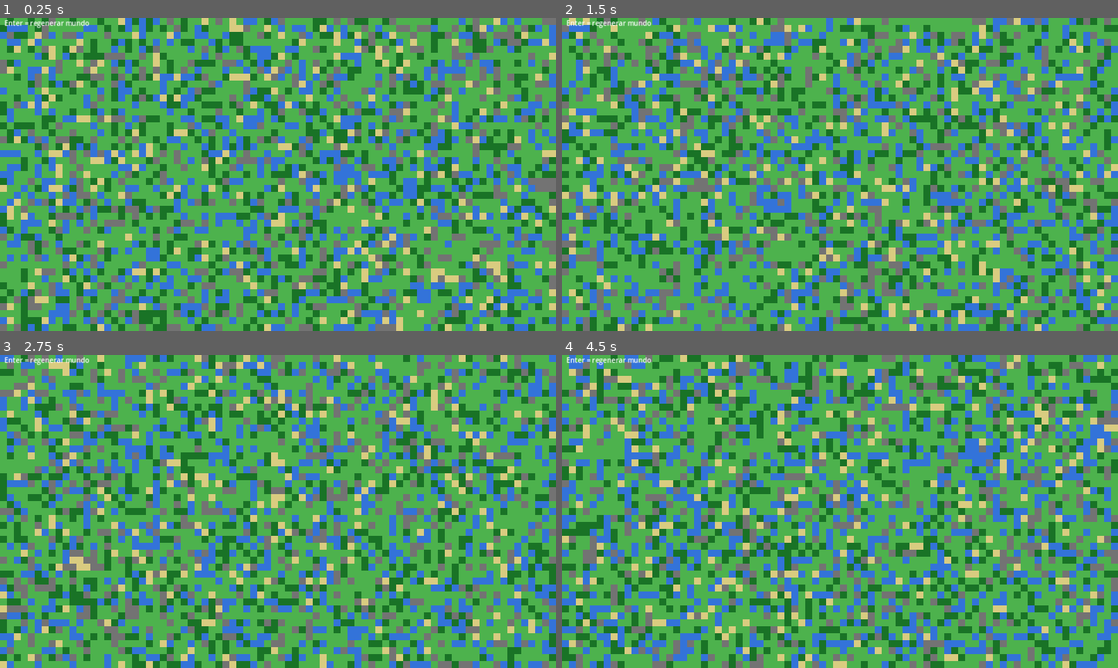
Above: before the commit, frames 1-4 (two rows, left to right).
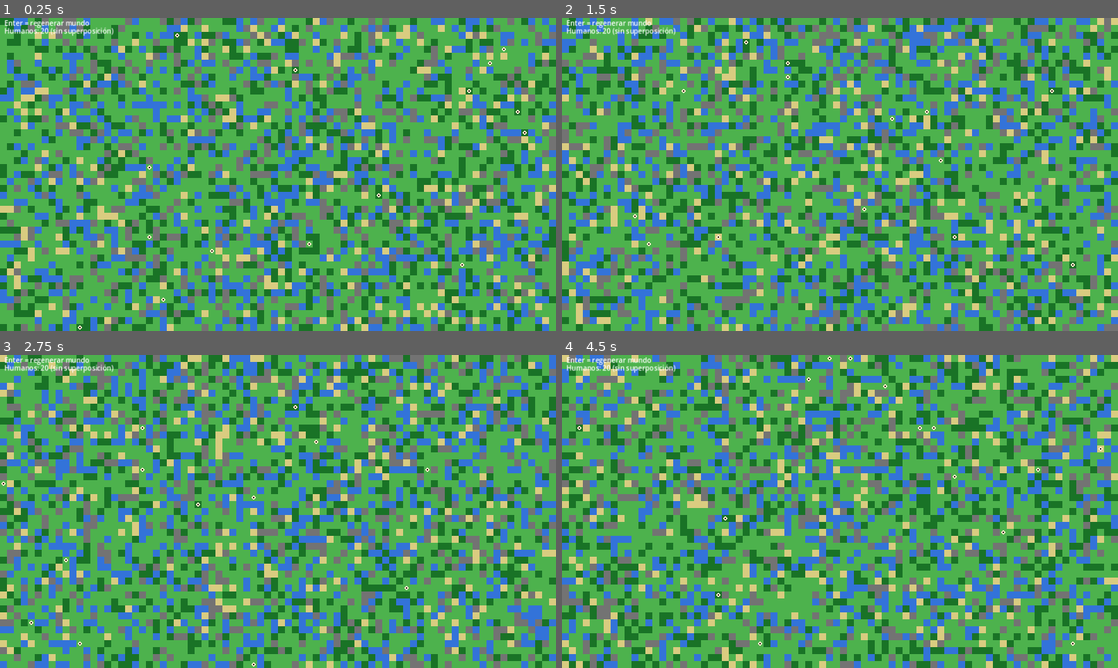
Above: after the commit, the same moments.

Repository: scastorina/civilizatio
Game: Godot game, scene res://scenes/Main.tscn
Same seed, same stepped clock (60 frames per second), same inputs: the game is played once before the commit and once after it.
Inputs:
- Up to frame 1 (0.25 s): no input
- Up to frame 2 (1.5 s): tap Enter (ui_accept) at 0.5, 0.6, 0.77, 1.07, 1.35 s
- Up to frame 3 (2.75 s): tap Enter (ui_accept) at 1.52, 1.82, 2.1 s
- Up to frame 4 (4.5 s): tap Enter (ui_accept) at 2.75, 2.85, 3.02, 3.32, 3.6, 3.77, 4.07, 4.35 s

The runs differ from the first frame. In frame 1, 71% of the frame differs, in the area x 0-100%, y 0-100%; in frame 2, 69%; in frame 3, 69%; in frame 4, 70%.

Commit message:
Refine human spawning and movement occupancy rules

Diff:
--- /dev/null
+++ b/scripts/Human.gd
@@ -0,0 +1,46 @@
+extends Node2D
+class_name Human
+
+var grid_position: Vector2i = Vector2i.ZERO
+var tile_size: int = 16
+
+func setup(p_grid_position: Vector2i, p_tile_size: int) -> void:
+	grid_position = p_grid_position
+	tile_size = p_tile_size
+	_update_world_position()
+	queue_redraw()
+
+func choose_next_cell(grid: WorldGrid, rng: RandomNumberGenerator, occupied: Dictionary) -> Vector2i:
+	var directions: Array[Vector2i] = [
+		Vector2i(1, 0),
+		Vector2i(-1, 0),
+		Vector2i(0, 1),
+		Vector2i(0, -1),
+		Vector2i.ZERO,
+	]
+	for i in range(directions.size() - 1, 0, -1):
+		var j := rng.randi_range(0, i)
+		var temp: Vector2i = directions[i]
+		directions[i] = directions[j]
+		directions[j] = temp
+
+	for dir in directions:
+		var next := grid_position + dir
+		if not grid.is_walkable(next):
+			continue
+		var key := "%s:%s" % [next.x, next.y]
+		if occupied.has(key):
+			continue
+		return next
+	return grid_position
+
+func set_grid_position(next: Vector2i) -> void:
+	grid_position = next
+	_update_world_position()
+
+func _update_world_position() -> void:
+	position = Vector2((grid_position.x + 0.5) * tile_size, (grid_position.y + 0.5) * tile_size)
+
+func _draw() -> void:
+	draw_circle(Vector2.ZERO, tile_size * 0.28, Color(1.0, 0.92, 0.80))
+	draw_circle(Vector2.ZERO, tile_size * 0.14, Color(0.20, 0.15, 0.12))
--- a/scripts/Main.gd
+++ b/scripts/Main.gd
@@ -3,44 +3,77 @@
 const TILE_SIZE := 16
 const WORLD_WIDTH := 96
 const WORLD_HEIGHT := 54
+const HUMAN_COUNT := 20
+const MOVE_TICK_SECONDS := 0.35
 
 var rng := RandomNumberGenerator.new()
-var world: Array = []
+var world_grid := WorldGrid.new(WORLD_WIDTH, WORLD_HEIGHT)
+var humans: Array[Human] = []
+var move_tick_accumulator := 0.0
 
 func _ready() -> void:
 	rng.randomize()
-	_generate_world()
+	_regenerate_world()
+
+func _process(delta: float) -> void:
+	if Input.is_action_just_pressed("ui_accept"):
+		_regenerate_world()
+
+	move_tick_accumulator += delta
+	while move_tick_accumulator >= MOVE_TICK_SECONDS:
+		move_tick_accumulator -= MOVE_TICK_SECONDS
+		_move_humans()
+
+func _regenerate_world() -> void:
+	move_tick_accumulator = 0.0
+	world_grid.generate()
+	_spawn_humans()
 	queue_redraw()
 
-func _process(_delta: float) -> void:
-	if Input.is_action_just_pressed("ui_accept"):
-		_generate_world()
-		queue_redraw()
+func _spawn_humans() -> void:
+	for human in humans:
+		human.queue_free()
+	humans.clear()
 
-func _generate_world() -> void:
-	world.clear()
-	for y in range(WORLD_HEIGHT):
-		var row: Array = []
-		for x in range(WORLD_WIDTH):
-			var value := rng.randf()
-			if value < 0.18:
-				row.append("water")
-			elif value < 0.24:
-				row.append("sand")
-			elif value < 0.72:
-				row.append("grass")
-			elif value < 0.88:
-				row.append("forest")
-			else:
-				row.append("mountain")
-		world.append(row)
+	var walkable_cells := world_grid.get_all_walkable_cells()
+	_shuffle_vector2i_array(walkable_cells)
+
+	var spawn_count := mini(HUMAN_COUNT, walkable_cells.size())
+	for i in range(spawn_count):
+		var human := Human.new()
+		human.setup(walkable_cells[i], TILE_SIZE)
+		add_child(human)
+		humans.append(human)
+
+func _move_humans() -> void:
+	var occupied := {}
+	for human in humans:
+		occupied[_cell_key(human.grid_position)] = true
+
+	for human in humans:
+		occupied.erase(_cell_key(human.grid_position))
+		var next := human.choose_next_cell(world_grid, rng, occupied)
+		human.set_grid_position(next)
+		occupied[_cell_key(next)] = true
 
 func _draw() -> void:
-	for y in range(WORLD_HEIGHT):
-		for x in range(WORLD_WIDTH):
-			var biome: String = world[y][x]
+	for y in range(world_grid.height):
+		for x in range(world_grid.width):
+			var biome := world_grid.get_biome(Vector2i(x, y))
 			draw_rect(Rect2(x * TILE_SIZE, y * TILE_SIZE, TILE_SIZE, TILE_SIZE), _biome_color(biome))
+
 	draw_string(ThemeDB.fallback_font, Vector2(10, 18), "Enter = regenerar mundo", HORIZONTAL_ALIGNMENT_LEFT, -1, 16)
+	draw_string(ThemeDB.fallback_font, Vector2(10, 36), "Humanos: %s (sin superposición)" % humans.size(), HORIZONTAL_ALIGNMENT_LEFT, -1, 16)
+
+func _shuffle_vector2i_array(items: Array[Vector2i]) -> void:
+	for i in range(items.size() - 1, 0, -1):
+		var j := rng.randi_range(0, i)
+		var tmp := items[i]
+		items[i] = items[j]
+		items[j] = tmp
+
+func _cell_key(cell: Vector2i) -> String:
+	return "%s:%s" % [cell.x, cell.y]
 
 func _biome_color(biome: String) -> Color:
 	match biome:
--- /dev/null
+++ b/scripts/WorldGrid.gd
@@ -0,0 +1,54 @@
+extends RefCounted
+class_name WorldGrid
+
+var width: int
+var height: int
+
+var _rng := RandomNumberGenerator.new()
+var _tiles: Array = []
+
+func _init(p_width: int, p_height: int) -> void:
+	width = p_width
+	height = p_height
+	_rng.randomize()
+
+func generate() -> void:
+	_tiles.clear()
+	for y in range(height):
+		var row: Array = []
+		for x in range(width):
+			var value := _rng.randf()
+			if value < 0.18:
+				row.append("water")
+			elif value < 0.24:
+				row.append("sand")
+			elif value < 0.72:
+				row.append("grass")
+			elif value < 0.88:
+				row.append("forest")
+			else:
+				row.append("mountain")
+		_tiles.append(row)
+
+func get_biome(cell: Vector2i) -> String:
+	if not is_in_bounds(cell):
+		return ""
+	return _tiles[cell.y][cell.x]
+
+func is_in_bounds(cell: Vector2i) -> bool:
+	return cell.x >= 0 and cell.y >= 0 and cell.x < width and cell.y < height
+
+func is_walkable(cell: Vector2i) -> bool:
+	if not is_in_bounds(cell):
+		return false
+	var biome: String = get_biome(cell)
+	return biome != "water" and biome != "mountain"
+
+func get_all_walkable_cells() -> Array[Vector2i]:
+	var walkable: Array[Vector2i] = []
+	for y in range(height):
+		for x in range(width):
+			var cell := Vector2i(x, y)
+			if is_walkable(cell):
+				walkable.append(cell)
+	return walkable
Not shown, changed: README.md
